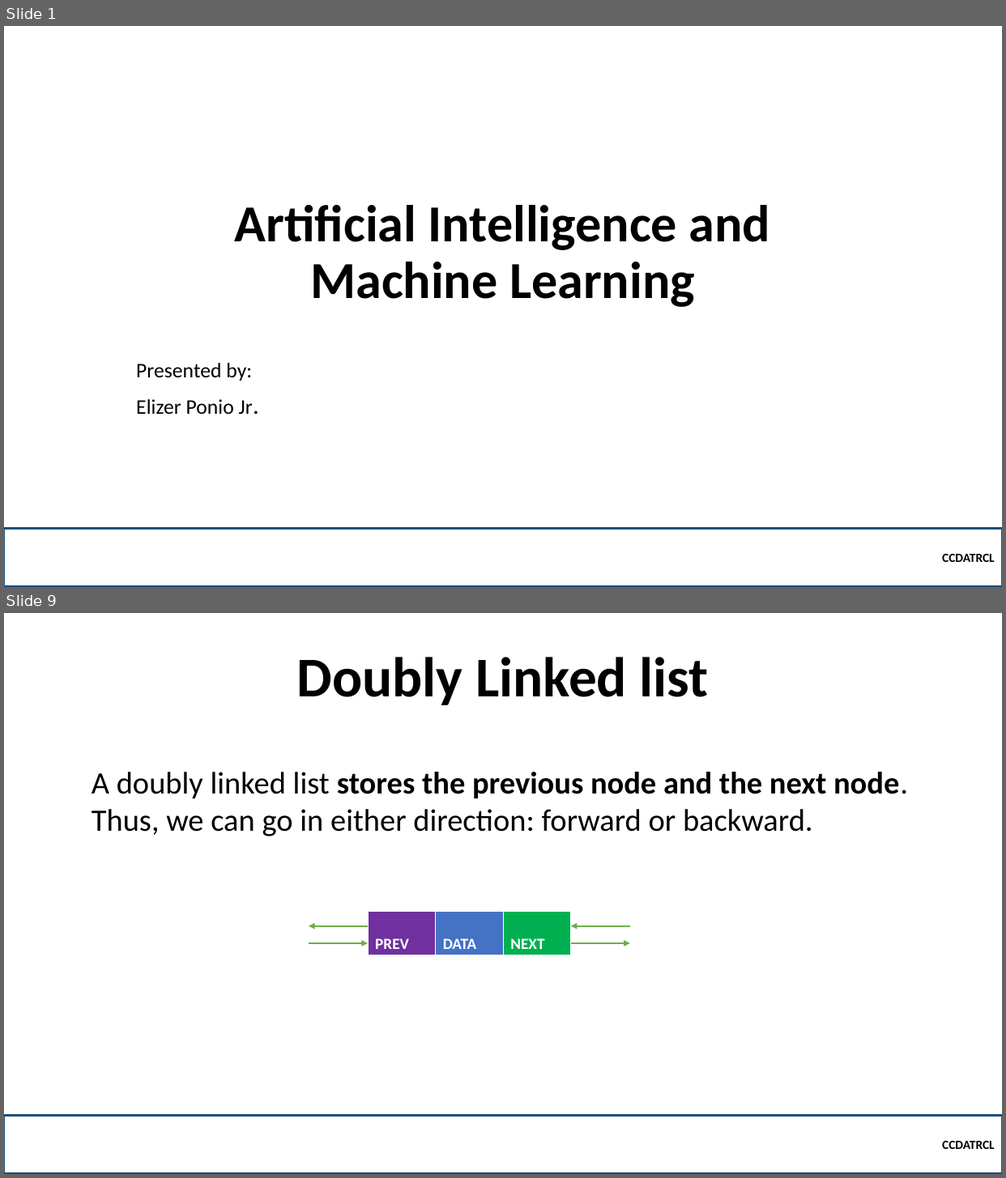
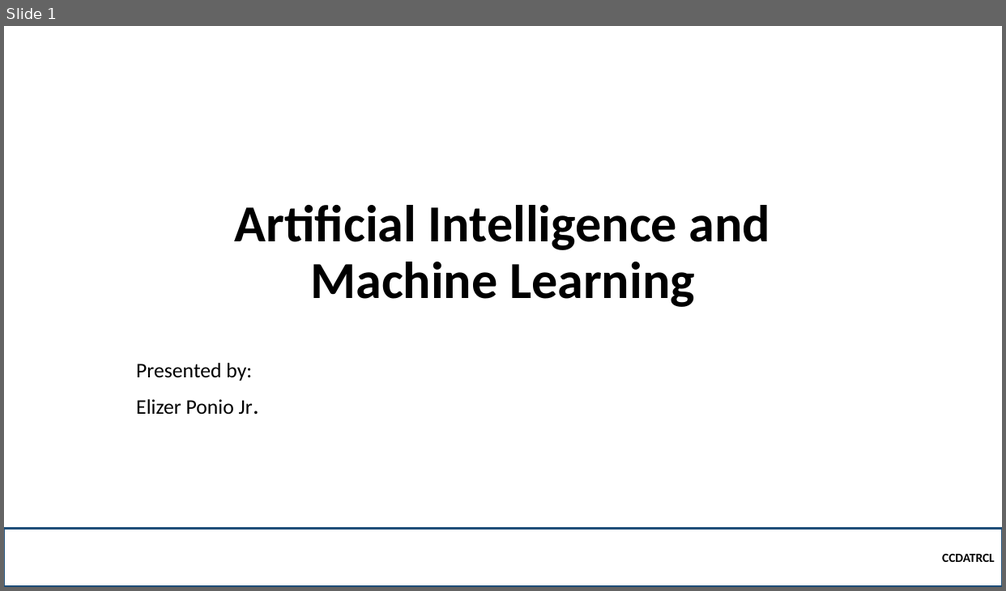
Before and after one commit to robitussin/CCINSYSL, a slide deck: 2 - Artificial Intelligence and Machine Learning/Introduction to Machine Learning.pptx. Shown one above the other, each under a label of ours: slides 1 and 9 before the commit, slide 1 after it; the slides between them are not shown. The pictures are 1006x1178 and 1006x591 pixels, drawn with LibreOffice and Linux fonts; fonts in the diff are those of the drawing; background and template pictures are left out. Boxes give left, top, right and bottom in pixels: in the first picture for what was removed or moved away, otherwise in the second. Text is boxed around its words. In the diff, an @@ line names an element or a change of style, - is before the commit and + after.

```diff
--- a/2 - Artificial Intelligence and Machine Learning/Introduction to Machine Learning.pptx
+++ b/2 - Artificial Intelligence and Machine Learning/Introduction to Machine Learning.pptx
@@ slide 9 removed at bbox=[4, 613, 1002, 1174], background picture (left out) @@
@@ title removed at bbox=[297, 657, 709, 705] @@
-Doubly Linked list
@@ text removed at bbox=[91, 772, 908, 837] @@
-A doubly linked list stores the previous node and the next node. Thus, we can go in either direction: forward or backward.
@@ arrow removed from (368, 926) to (309, 926) @@
@@ table removed at bbox=[368, 912, 570, 956], 1 rows, 3 columns @@
-PREV | DATA | NEXT
@@ arrow removed from (630, 926) to (571, 926) @@
@@ arrow removed from (309, 943) to (368, 943) @@
@@ arrow removed from (571, 943) to (630, 943) @@
@@ rectangle removed at bbox=[4, 1115, 1002, 1174] @@
-CCDATRCL
```
Also in this commit, not shown: 2 slides added, 10 other slides removed.
